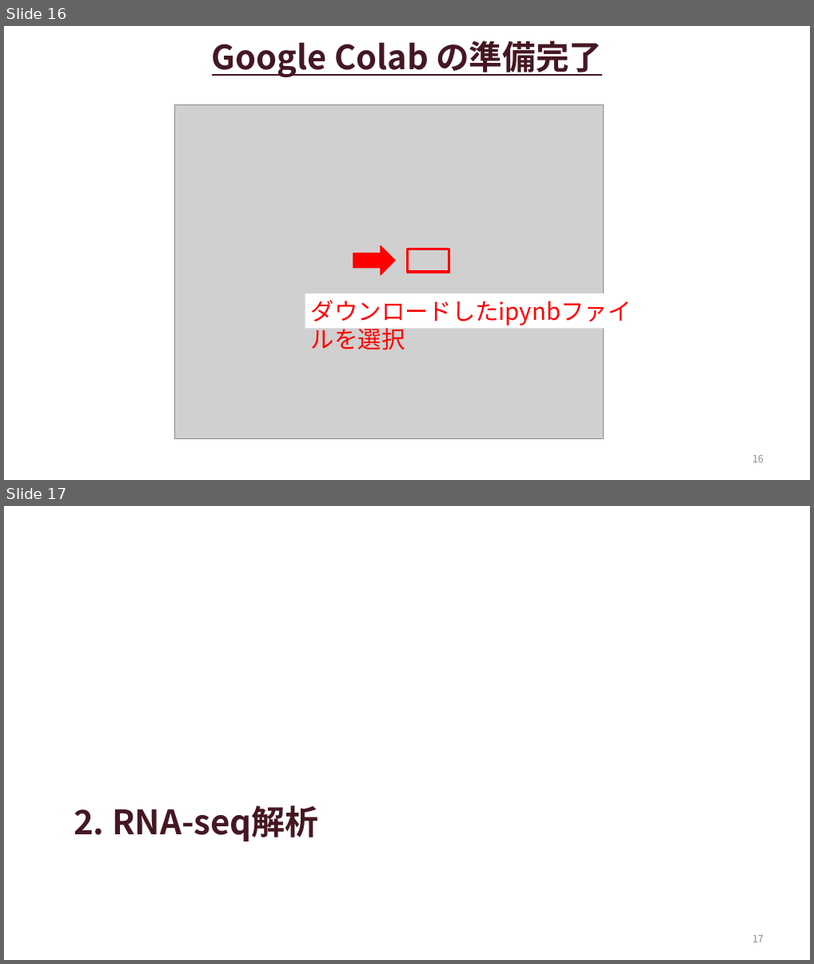
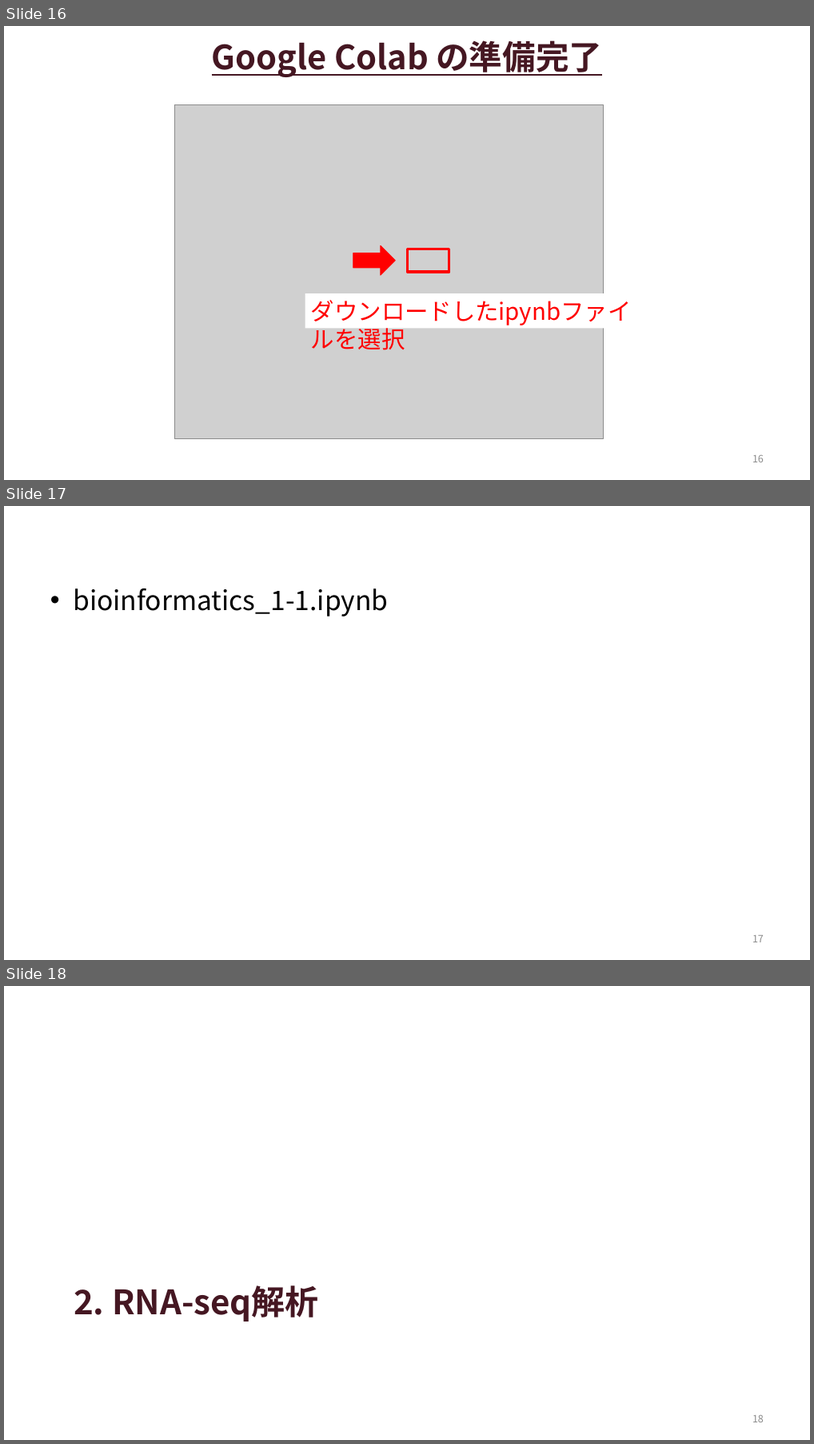
Before and after one commit to iwata97/bioinfo, a slide deck: バイオ技術_第1日目.pptx. Shown one above the other, each under a label of ours: slides 16 and 17 before the commit, slides 16, 17 and 18 after it. The pictures are 814x964 and 814x1444 pixels, drawn with LibreOffice and Linux fonts; fonts in the diff are those of the drawing; grey boxes stand for pictures. Boxes give left, top, right and bottom in pixels: in the first picture for what was removed or moved away, otherwise in the second. Text is boxed around its words. In the diff, an @@ line names an element or a change of style, - is before the commit and + after.

```diff
--- a/バイオ技術_第1日目.pptx
+++ b/バイオ技術_第1日目.pptx
@@ slide 17 added at [4,506,810,960], background #FFFFFF @@
@@ text added at [73,588,388,616], 32 pt, text #000000 @@
+• bioinformatics_1-1.ipynb
@@ page number added at [753,935,764,942], 12 pt, text #8C8C8C @@
+17
@@ what was slide 17 is now slide 18 @@
@@ page number at [753,1415,764,1422]: text changed @@
-17
+18
```
Also in this commit, not shown: 3 slides changed, 7 other files.
